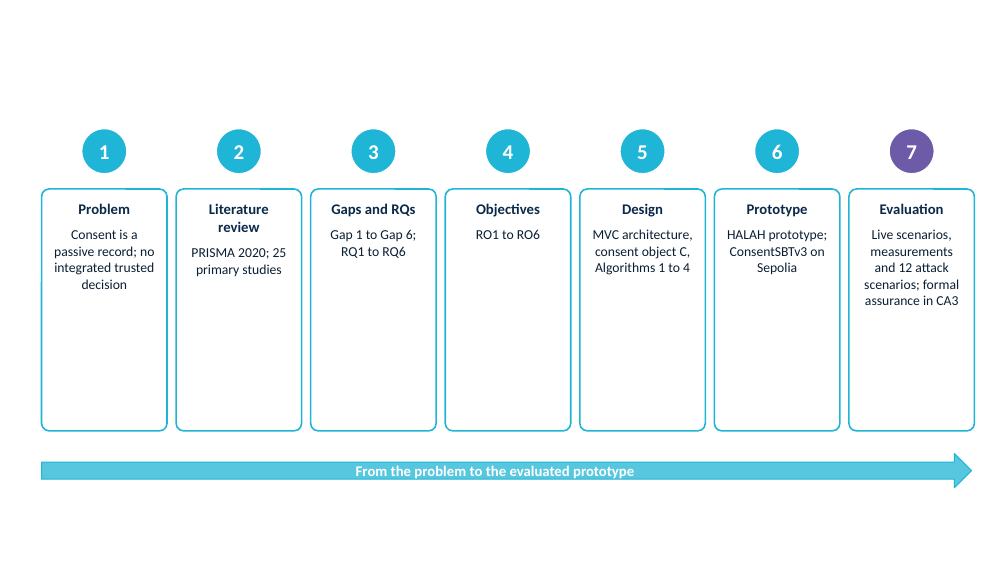
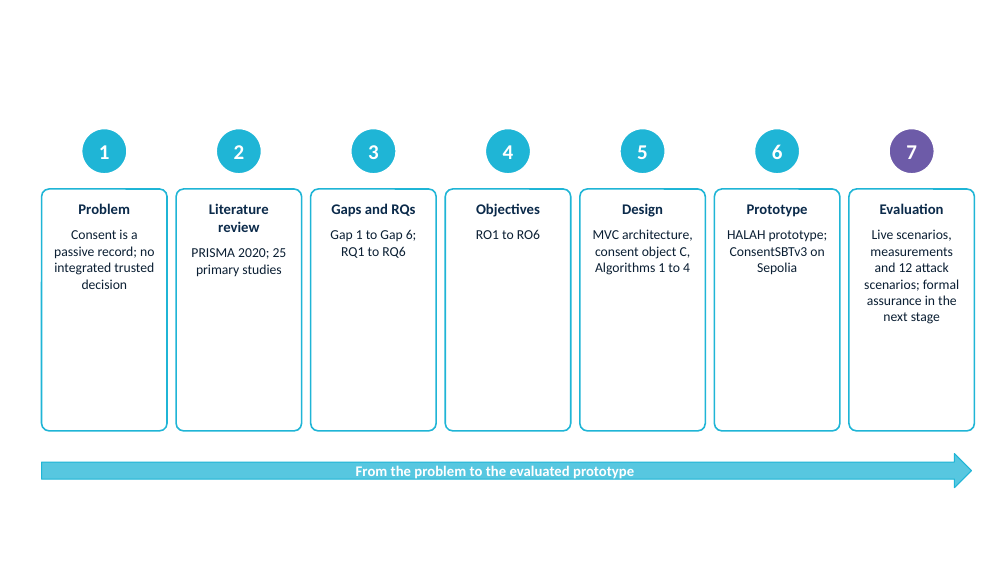
Before and after one commit to yasir12345678900/HealthRWA-Sepolia-Personal-try, a slide deck: slide 17 of docs/Yasir_CA2_Reassessment_Slides.pptx. Drawn at 1008x567 pixels with LibreOffice and Linux fonts; fonts in the diff are those of the drawing; background and template pictures are left out. Boxes give left, top, right and bottom in pixels: in the first picture for what was removed or moved away, otherwise in the second. Text is boxed around its words. In the diff, an @@ line names an element or a change of style, - is before the commit and + after.

```diff
--- a/docs/Yasir_CA2_Reassessment_Slides.pptx
+++ b/docs/Yasir_CA2_Reassessment_Slides.pptx
@@ text at (x1=864, y1=229, x2=959, y2=324): text changed @@
-Live scenarios, measurements and 12 attack scenarios; formal assurance in CA3
+Live scenarios, measurements and 12 attack scenarios; formal assurance in the next stage
```
Also in this commit, not shown: 4 other slides changed.
